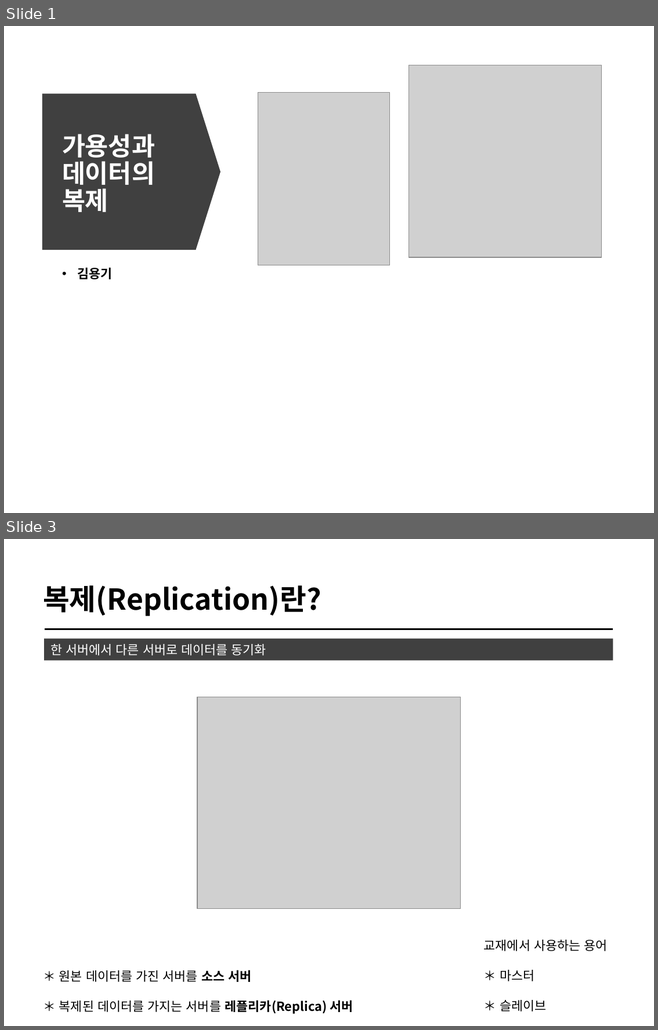
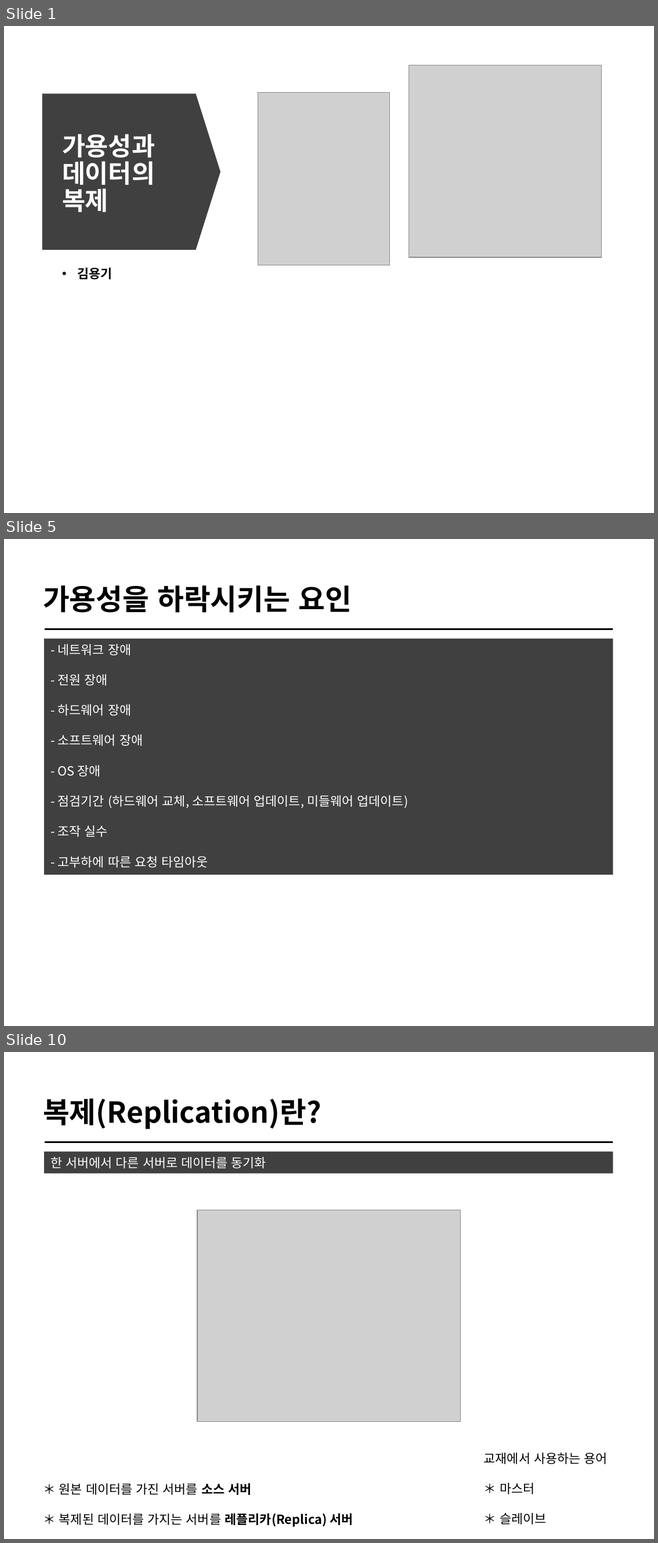
Before and after one commit to cs-study-org/cs-study, a slide deck: 23/yongki/Availability&Replication.pptx. Shown one above the other, each under a label of ours: slides 1 and 3 before the commit, slides 1, 5 and 10 after it; the slides between them are not shown. The pictures are 658x1030 and 658x1543 pixels, drawn with LibreOffice and Linux fonts; fonts in the diff are those of the drawing; grey boxes stand for pictures. Boxes give left, top, right and bottom in pixels: in the first picture for what was removed or moved away, otherwise in the second. Text is boxed around its words. In the diff, an @@ line names an element or a change of style, - is before the commit and + after.

```diff
--- a/23/yongki/Availability&Replication.pptx
+++ b/23/yongki/Availability&Replication.pptx
@@ slide 5 added at (x1=4, y1=539, x2=654, y2=1026), background #FFFFFF @@
@@ title added at (x1=43, y1=585, x2=351, y2=613), 32 pt, text #000000, bold @@
+가용성을 하락시키는 요인
@@ rectangle added at (x1=44, y1=638, x2=612, y2=875), fill #404040, 14 pt, text #FFFFFF @@
+- 네트워크 장애
+- 전원 장애
+- 하드웨어 장애
+- 소프트웨어 장애
+- OS 장애
+- 점검기간 (하드웨어 교체, 소프트웨어 업데이트, 미들웨어 업데이트)
+- 조작 실수
+- 고부하에 따른 요청 타임아웃
@@ line added from (45, 629) to (612, 629), #000000 2 pt @@
@@ what was slide 3 is now slide 10 @@
```
Also in this commit, not shown: 6 slides changed, 8 other slides added, 1 other file.
